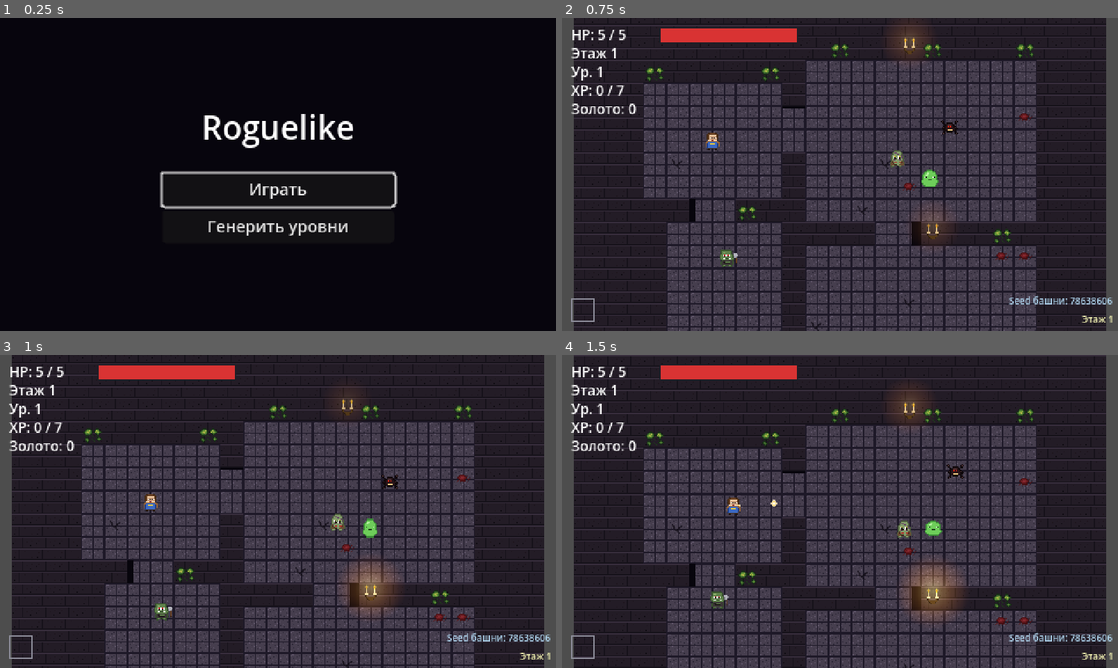
Above: before the commit, frames 1-4 (two rows, left to right).
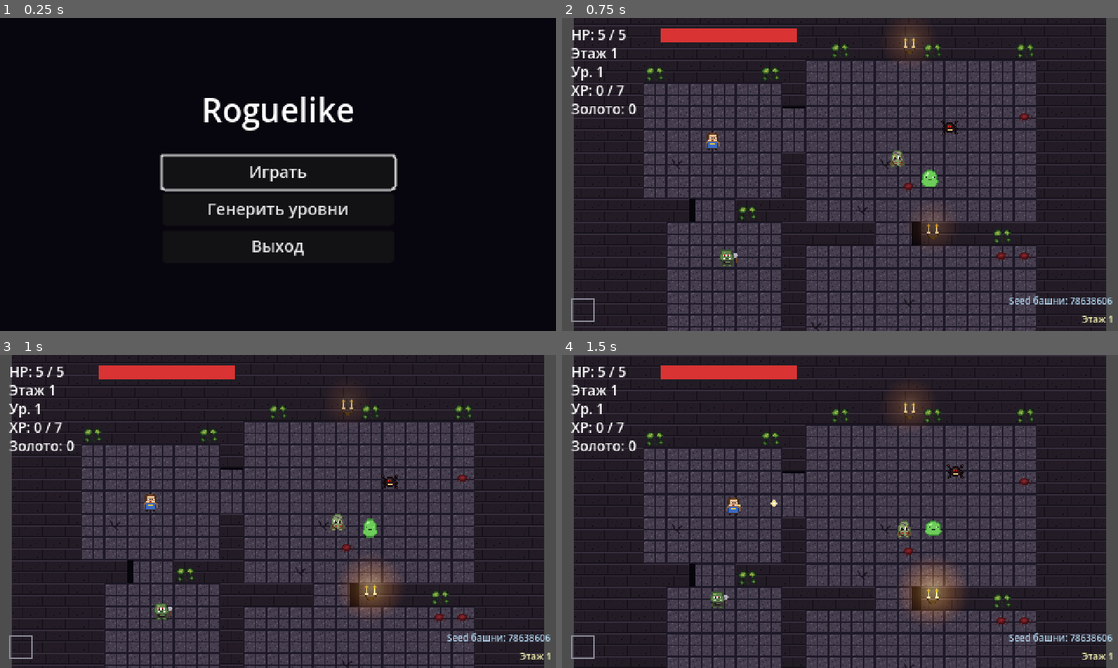
Above: after the commit, the same moments.

Repository: slartus/roguelike-game
Game: Godot game, scene res://scenes/ui/title_screen.tscn
Two runs of this game, one before a commit and one after it. Both use one fixed random seed, a clock stepped at 60 frames per second and the inputs below.
Inputs (mouse positions are in pixels of both pictures, inside the frame that each line leads up to):
- Up to frame 1 (0.25 s): no input
- Up to frame 2 (0.75 s): click "Играть" at 0.5 s
- Up to frame 3 (1 s): no input
- Up to frame 4 (1.5 s): tap Enter (ui_accept) at 1.25 s; move the mouse to (962, 495) at 1.27 s; press the mouse at (962, 495) at 1.28 s; hold D (move_right) from 1.28 s (still down)

The runs differ from the first frame. In frame 1, 5.0% of the frame differs, in the area x 28-72%, y 25-76%; in frame 2, nothing differs; in frame 3, nothing differs; in frame 4, nothing differs.

Commit message:
feat(title): кнопка Выход через get_tree().quit()
Добавлена третья кнопка «Выход» в VBox title screen после «Генерить
уровни». Хендлер вызывает get_tree().quit() — единственный «мирный»
способ выйти из десктоп-сборки.

Тесты: наличие кнопки, подключение сигнала pressed без прямого вызова
handler'а (иначе quit() убил бы прогон).

Co-Authored-By: Claude Opus 4.7 (1M context) <noreply@anthropic.com>

Diff:
--- a/scenes/ui/title_screen.gd
+++ b/scenes/ui/title_screen.gd
@@ -1,10 +1,13 @@
 extends Control
 
-# Стартовый экран: заголовок + две кнопки.
+# Стартовый экран: заголовок + три кнопки.
 # «Играть» — обнуляет состояние забега (GameState.reset_run) и грузит
 #            основную сцену игры.
 # «Генерить уровни» — визуализатор dungeon-генератора; там же можно
 #            крутить новый seed по Space.
+# «Выход» — закрывает приложение через get_tree().quit(). Единственный
+#            «мирный» способ выйти из десктоп-сборки; ESC на title screen
+#            не забинден на quit (это делается только явной кнопкой).
 #
 # Экран также показывается после смерти игрока — см. player.gd::_die.
 
@@ -14,6 +17,7 @@
 func _ready() -> void:
 	$VBox/PlayButton.pressed.connect(_on_play_pressed)
 	$VBox/GenerateButton.pressed.connect(_on_generate_pressed)
+	$VBox/ExitButton.pressed.connect(_on_exit_pressed)
 	$VBox/PlayButton.grab_focus()
 
 func _on_play_pressed() -> void:
@@ -24,3 +28,6 @@
 
 func _on_generate_pressed() -> void:
 	get_tree().change_scene_to_file(VISUALIZER_SCENE_PATH)
+
+func _on_exit_pressed() -> void:
+	get_tree().quit()
--- a/scenes/ui/title_screen.tscn
+++ b/scenes/ui/title_screen.tscn
@@ -50,3 +50,8 @@
 layout_mode = 2
 theme_override_font_sizes/font_size = 14
 text = "Генерить уровни"
+
+[node name="ExitButton" type="Button" parent="VBox"]
+layout_mode = 2
+theme_override_font_sizes/font_size = 14
+text = "Выход"
--- a/test/unit/test_title_screen.gd
+++ b/test/unit/test_title_screen.gd
@@ -4,7 +4,7 @@
 # генерации. Также появляется после смерти игрока (см. player.gd::_die).
 #
 # Здесь тестируем только структурный контракт:
-# - сцена грузится и имеет две кнопки Play/Generate;
+# - сцена грузится и имеет три кнопки Play/Generate/Exit;
 # - script имеет соответствующие обработчики;
 # - main scene проекта настроен на title screen;
 # - GameState.reset_run вызывается при play.
@@ -12,16 +12,32 @@
 const TitleScene = preload("res://scenes/ui/title_screen.tscn")
 const VisualizerScene = preload("res://scenes/dungeon/level_visualizer.tscn")
 
-func test_title_scene_has_play_and_generate_buttons() -> void:
+func test_title_scene_has_play_generate_and_exit_buttons() -> void:
 	var screen = TitleScene.instantiate()
 	add_child_autofree(screen)
 	await get_tree().process_frame
 	var play_btn: Button = screen.get_node_or_null("VBox/PlayButton")
 	var gen_btn: Button = screen.get_node_or_null("VBox/GenerateButton")
+	var exit_btn: Button = screen.get_node_or_null("VBox/ExitButton")
 	assert_not_null(play_btn, "должна быть кнопка PlayButton")
 	assert_not_null(gen_btn, "должна быть кнопка GenerateButton")
+	assert_not_null(exit_btn, "должна быть кнопка ExitButton")
 	assert_ne(play_btn.text, "", "кнопка Играть должна иметь label")
 	assert_ne(gen_btn.text, "", "кнопка Генерить уровни должна иметь label")
+	assert_ne(exit_btn.text, "", "кнопка Выход должна иметь label")
+
+func test_exit_button_signal_wired_to_handler() -> void:
+	# Не вызываем _on_exit_pressed напрямую — иначе get_tree().quit()
+	# завалит тестовый прогон. Проверяем что сигнал подключён к скрипту.
+	var screen = TitleScene.instantiate()
+	add_child_autofree(screen)
+	await get_tree().process_frame
+	var exit_btn: Button = screen.get_node("VBox/ExitButton")
+	var connections := exit_btn.pressed.get_connections()
+	assert_gt(connections.size(), 0,
+		"ExitButton.pressed должен быть подключён (к _on_exit_pressed)")
+	assert_true(screen.has_method("_on_exit_pressed"),
+		"скрипт должен содержать обработчик _on_exit_pressed")
 
 func test_project_main_scene_is_title_screen() -> void:
 	# После добавления title screen точка входа — он, а не сразу main.
Not shown, changed: docs/gamedesign/ui.md
